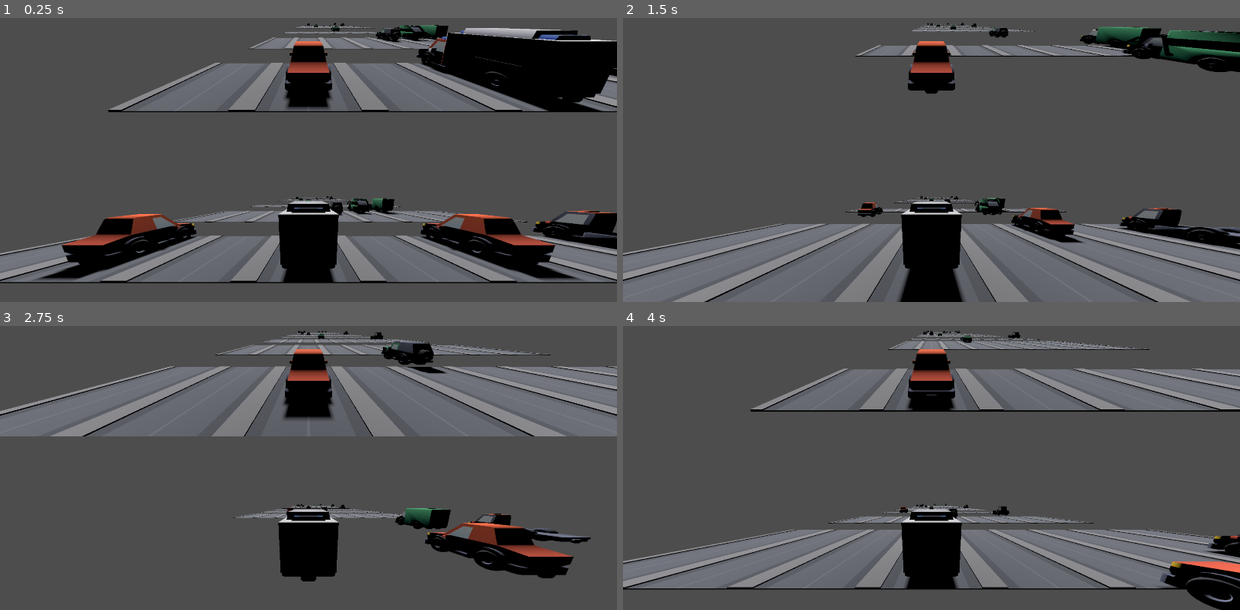
Above: before the commit, frames 1-4 (two rows, left to right).
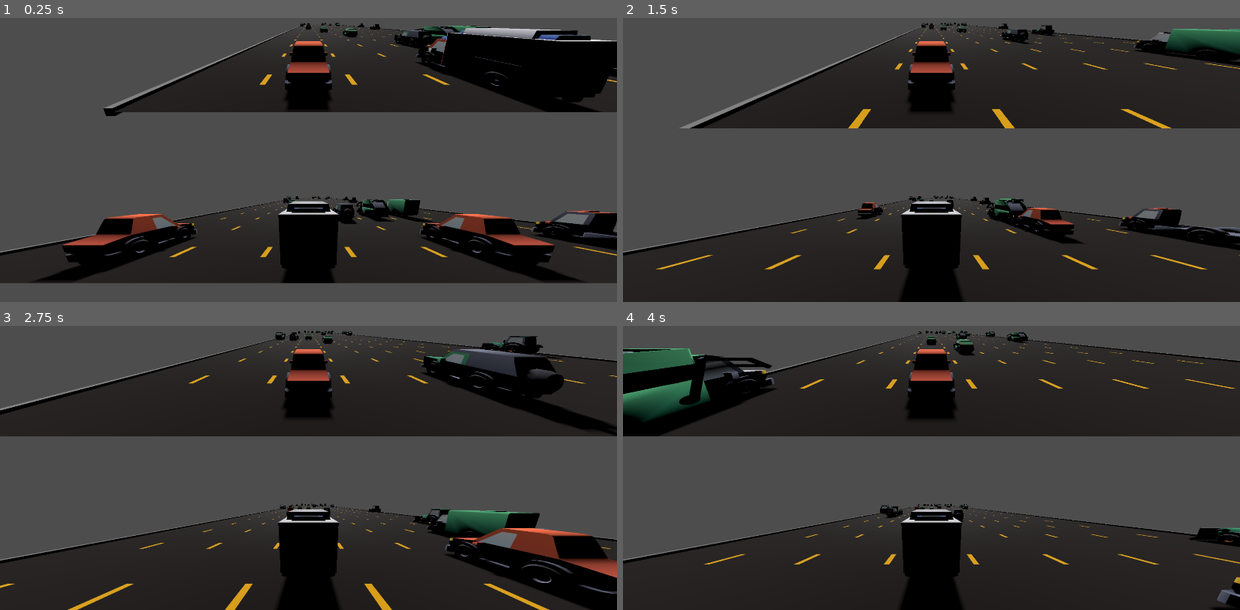
Above: after the commit, the same moments.

Repository: ethanbaedke/Race-Down-Roosevelt
Game: Godot game, scene res://game_manager.tscn
The game is run twice, just before and just after one commit, with the same random seed, the same clock (stepped at 60 frames per second) and the same inputs.
Inputs:
- Up to frame 1 (0.25 s): no input
- Up to frame 2 (1.5 s): tap Enter at 0.5 s; hold D 0.53-1.28 s; tap C at 0.6 s; hold A from 1.28 s (still down); tap X at 1.35 s
- Up to frame 3 (2.75 s): release A at 2.03 s; hold D from 2.03 s (still down); tap C at 2.1 s
- Up to frame 4 (4 s): tap X at 2.85 s; release D at 3.53 s; hold A from 3.53 s (still down); tap C at 3.6 s

The runs differ from the first frame. In frame 1, 25% of the frame differs, in the area x 0-100%, y 1-94%; in frame 2, 47%; in frame 3, 52%; in frame 4, 55%, in the area x 0-100%, y 1-100%.

Commit message:
Changed road model/texture and added finish line texture.

Diff:
--- a/race-down-roosevelt/race/race.tscn
+++ b/race-down-roosevelt/race/race.tscn
@@ -4,7 +4,6 @@
 [ext_resource type="Script" uid="uid://clyn63xl4tio5" path="res://helpers/weighted_table_entry.gd" id="2_ddpug"]
 [ext_resource type="PackedScene" uid="uid://bgx4sb7ysypif" path="res://road/road_row_straight.tscn" id="3_iqn4a"]
 [ext_resource type="Script" uid="uid://4xpetlewbrgg" path="res://race/road_spawn_table.gd" id="3_lip1t"]
-[ext_resource type="PackedScene" uid="uid://bcn1ytr5saki7" path="res://road/road_row_empty.tscn" id="4_iqn4a"]
 [ext_resource type="Script" uid="uid://dp5p80aakxu84" path="res://race/racer_object.gd" id="6_g1gks"]
 [ext_resource type="Script" uid="uid://c8hh1wvayq5by" path="res://race/race_parameters.gd" id="7_c8320"]
 [ext_resource type="Script" uid="uid://7psf6ks7j2k4" path="res://race/scoreboard.gd" id="8_c8320"]
@@ -14,14 +13,9 @@
 scene = ExtResource("3_iqn4a")
 metadata/_custom_type_script = "uid://clyn63xl4tio5"
 
-[sub_resource type="Resource" id="Resource_lip1t"]
-script = ExtResource("2_ddpug")
-scene = ExtResource("4_iqn4a")
-metadata/_custom_type_script = "uid://clyn63xl4tio5"
-
 [sub_resource type="Resource" id="Resource_iqn4a"]
 script = ExtResource("3_lip1t")
-road_rows = Array[ExtResource("2_ddpug")]([SubResource("Resource_ddpug"), SubResource("Resource_lip1t")])
+road_rows = Array[ExtResource("2_ddpug")]([SubResource("Resource_ddpug")])
 metadata/_custom_type_script = "uid://4xpetlewbrgg"
 
 [sub_resource type="Resource" id="Resource_g1gks"]
--- a/race-down-roosevelt/road/road_row_finish_line.tscn
+++ b/race-down-roosevelt/road/road_row_finish_line.tscn
@@ -1,43 +1,41 @@
 [gd_scene format=3 uid="uid://bvvor71m3be11"]
 
 [ext_resource type="Script" uid="uid://b32i4uigj5g5i" path="res://road/road_row_finish_line.gd" id="1_vtf4o"]
-[ext_resource type="PackedScene" uid="uid://klynnsb81xne" path="res://road/road_barier_2a.glb" id="2_3mep1"]
+[ext_resource type="Texture2D" uid="uid://bj4cbg15hs8rp" path="res://road/finish_line.png" id="2_3mep1"]
 
 [sub_resource type="BoxShape3D" id="BoxShape3D_3mep1"]
 size = Vector3(27.25, 1, 1)
 
+[sub_resource type="StandardMaterial3D" id="StandardMaterial3D_gghjk"]
+albedo_texture = ExtResource("2_3mep1")
+uv1_scale = Vector3(9, 1, 1)
+texture_filter = 0
+
+[sub_resource type="PlaneMesh" id="PlaneMesh_yscba"]
+material = SubResource("StandardMaterial3D_gghjk")
+size = Vector2(9, 1)
+
+[sub_resource type="BoxMesh" id="BoxMesh_3mep1"]
+size = Vector3(0.2, 0.2, 3)
+
 [node name="RoadRowFinishLine" type="Node3D" unique_id=741640470]
 script = ExtResource("1_vtf4o")
 metadata/_custom_type_script = "uid://8ljswlgfw0gs"
-
-[node name="RoadBarierModel" parent="." unique_id=395198042 instance=ExtResource("2_3mep1")]
-transform = Transform3D(1, 0, 0, 0, 1, 0, 0, 0, 1, 12, 0, 0)
-
-[node name="RoadBarierModel2" parent="." unique_id=1926038309 instance=ExtResource("2_3mep1")]
-transform = Transform3D(1, 0, 0, 0, 1, 0, 0, 0, 1, 9, 0, 0)
-
-[node name="RoadBarierModel3" parent="." unique_id=195651949 instance=ExtResource("2_3mep1")]
-transform = Transform3D(1, 0, 0, 0, 1, 0, 0, 0, 1, 6, 0, 0)
-
-[node name="RoadBarierModel4" parent="." unique_id=1822745222 instance=ExtResource("2_3mep1")]
-transform = Transform3D(1, 0, 0, 0, 1, 0, 0, 0, 1, 3, 0, 0)
-
-[node name="RoadBarierModel5" parent="." unique_id=230221829 instance=ExtResource("2_3mep1")]
-
-[node name="RoadBarierModel6" parent="." unique_id=1856493847 instance=ExtResource("2_3mep1")]
-transform = Transform3D(1, 0, 0, 0, 1, 0, 0, 0, 1, -3, 0, 0)
-
-[node name="RoadBarierModel7" parent="." unique_id=885272762 instance=ExtResource("2_3mep1")]
-transform = Transform3D(1, 0, 0, 0, 1, 0, 0, 0, 1, -6, 0, 0)
-
-[node name="RoadBarierModel8" parent="." unique_id=1153093136 instance=ExtResource("2_3mep1")]
-transform = Transform3D(1, 0, 0, 0, 1, 0, 0, 0, 1, -9, 0, 0)
-
-[node name="RoadBarierModel9" parent="." unique_id=620674690 instance=ExtResource("2_3mep1")]
-transform = Transform3D(1, 0, 0, 0, 1, 0, 0, 0, 1, -12, 0, 0)
 
 [node name="Area3D" type="Area3D" parent="." unique_id=1025912092]
 transform = Transform3D(1, 0, 0, 0, 1, 0, 0, 0, 1, 0, 0.5, 0)
 
 [node name="CollisionShape3D" type="CollisionShape3D" parent="Area3D" unique_id=969080983]
 shape = SubResource("BoxShape3D_3mep1")
+
+[node name="Road" type="MeshInstance3D" parent="." unique_id=447222206]
+transform = Transform3D(3, 0, 0, 0, 3, 0, 0, 0, 3, 0, 0, 0)
+mesh = SubResource("PlaneMesh_yscba")
+
+[node name="LeftEdge" type="MeshInstance3D" parent="." unique_id=1740354718]
+transform = Transform3D(1, 0, 0, 0, 1, 0, 0, 0, 1, -13.50941, 0, 0)
+mesh = SubResource("BoxMesh_3mep1")
+
+[node name="RightEdge" type="MeshInstance3D" parent="." unique_id=1307283357]
+transform = Transform3D(1, 0, 0, 0, 1, 0, 0, 0, 1, 13.49059, 0, 0)
+mesh = SubResource("BoxMesh_3mep1")
--- a/race-down-roosevelt/road/road_row_straight.tscn
+++ b/race-down-roosevelt/road/road_row_straight.tscn
@@ -1,34 +1,31 @@
 [gd_scene format=3 uid="uid://bgx4sb7ysypif"]
 
 [ext_resource type="Script" uid="uid://8ljswlgfw0gs" path="res://road/road_row.gd" id="1_7gm63"]
-[ext_resource type="PackedScene" uid="uid://cyset5pjlgqq0" path="res://road/road_straight.glb" id="1_f3j74"]
+[ext_resource type="Texture2D" uid="uid://bphsvdqsicl7h" path="res://road/road_straight.png" id="3_7gm63"]
+
+[sub_resource type="StandardMaterial3D" id="StandardMaterial3D_556qi"]
+albedo_texture = ExtResource("3_7gm63")
+uv1_scale = Vector3(9, 1, 1)
+texture_filter = 0
+
+[sub_resource type="PlaneMesh" id="PlaneMesh_f3j74"]
+material = SubResource("StandardMaterial3D_556qi")
+size = Vector2(9, 1)
+
+[sub_resource type="BoxMesh" id="BoxMesh_f3j74"]
+size = Vector3(0.2, 0.2, 3)
 
 [node name="RoadRowStraight" type="Node3D" unique_id=1504721551]
 script = ExtResource("1_7gm63")
 
-[node name="RoadStraight" parent="." unique_id=142417426 instance=ExtResource("1_f3j74")]
-transform = Transform3D(-1.3113416e-07, 0, 3, 0, 3, 0, -3, 0, -1.3113416e-07, 9.75, 0, 0)
+[node name="Road" type="MeshInstance3D" parent="." unique_id=470806441]
+transform = Transform3D(3, 0, 0, 0, 3, 0, 0, 0, 3, 0, 0, 0)
+mesh = SubResource("PlaneMesh_f3j74")
 
-[node name="RoadStraight2" parent="." unique_id=1914994684 instance=ExtResource("1_f3j74")]
-transform = Transform3D(-1.3113416e-07, 0, 3, 0, 3, 0, -3, 0, -1.3113416e-07, 6.75, 0, 0)
+[node name="LeftEdge" type="MeshInstance3D" parent="." unique_id=1784783354]
+transform = Transform3D(1, 0, 0, 0, 1, 0, 0, 0, 1, -13.50941, 0, 0)
+mesh = SubResource("BoxMesh_f3j74")
 
-[node name="RoadStraight3" parent="." unique_id=1909730164 instance=ExtResource("1_f3j74")]
-transform = Transform3D(-1.3113416e-07, 0, 3, 0, 3, 0, -3, 0, -1.3113416e-07, 3.75, 0, 0)
-
-[node name="RoadStraight4" parent="." unique_id=926914645 instance=ExtResource("1_f3j74")]
-transform = Transform3D(-1.3113416e-07, 0, 3, 0, 3, 0, -3, 0, -1.3113416e-07, 0.75, 0, 0)
-
-[node name="RoadStraight5" parent="." unique_id=1300254679 instance=ExtResource("1_f3j74")]
-transform = Transform3D(-1.3113416e-07, 0, 3, 0, 3, 0, -3, 0, -1.3113416e-07, -2.25, 0, 0)
-
-[node name="RoadStraight6" parent="." unique_id=1315416649 instance=ExtResource("1_f3j74")]
-transform = Transform3D(-1.3113416e-07, 0, 3, 0, 3, 0, -3, 0, -1.3113416e-07, -5.25, 0, 0)
-
-[node name="RoadStraight7" parent="." unique_id=1873364365 instance=ExtResource("1_f3j74")]
-transform = Transform3D(-1.3113416e-07, 0, 3, 0, 3, 0, -3, 0, -1.3113416e-07, -8.25, 0, 0)
-
-[node name="RoadStraight8" parent="." unique_id=1520977478 instance=ExtResource("1_f3j74")]
-transform = Transform3D(-1.3113416e-07, 0, 3, 0, 3, 0, -3, 0, -1.3113416e-07, -11.25, 0, 0)
-
-[node name="RoadStraight9" parent="." unique_id=1644657925 instance=ExtResource("1_f3j74")]
-transform = Transform3D(-1.3113416e-07, 0, 3, 0, 3, 0, -3, 0, -1.3113416e-07, -14.25, 0, 0)
+[node name="RightEdge" type="MeshInstance3D" parent="." unique_id=463835168]
+transform = Transform3D(1, 0, 0, 0, 1, 0, 0, 0, 1, 13.49059, 0, 0)
+mesh = SubResource("BoxMesh_f3j74")
Binary file added: race-down-roosevelt/road/finish_line.png
Not shown, added: race-down-roosevelt/road/finish_line.png.import
Binary file removed: race-down-roosevelt/road/road_straight.glb
Not shown, removed: race-down-roosevelt/road/road_straight.glb.import
Binary file added: race-down-roosevelt/road/road_straight.png
Not shown, added: race-down-roosevelt/road/road_straight.png.import
